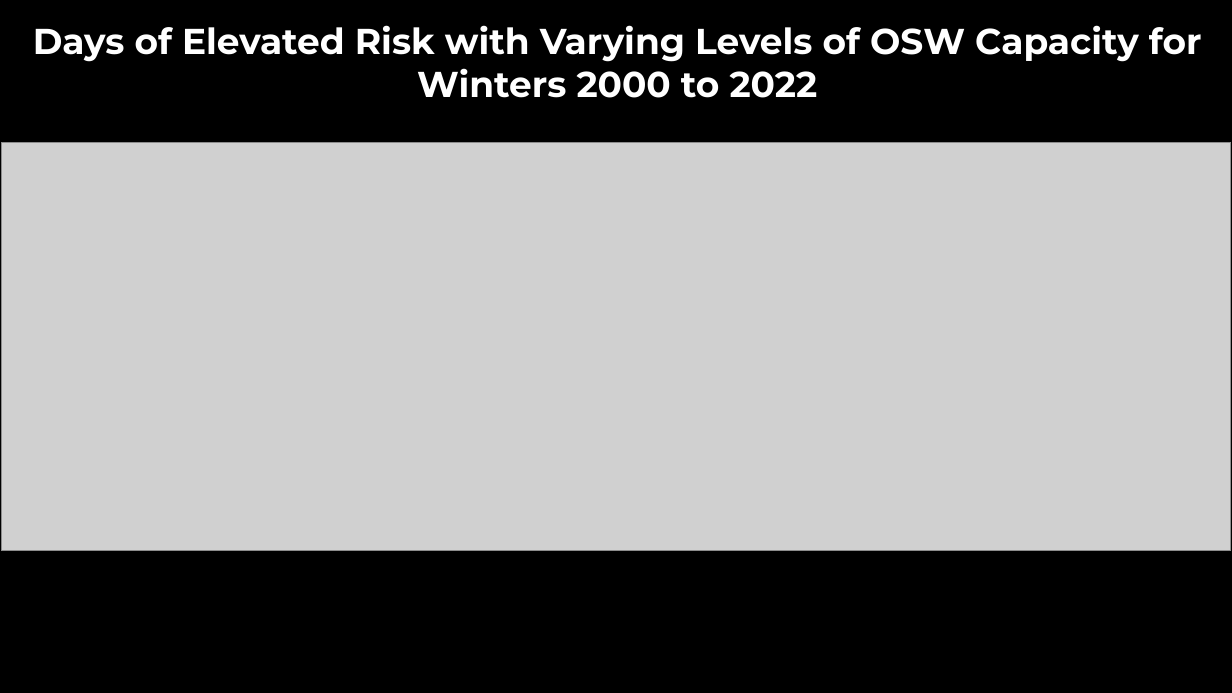
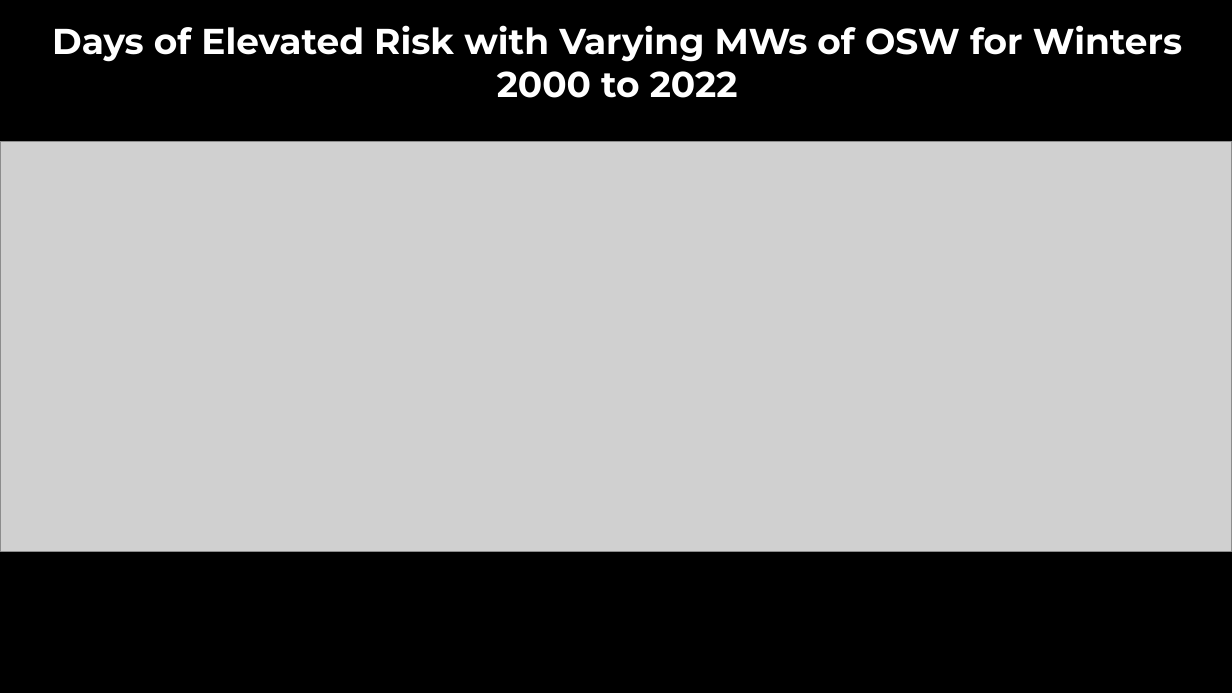
Before and after one commit to jruzekow/osw-analysis, a slide deck: slide 4 of OSW and Solar Analysis Results.pptx (slide 5 before the commit). Drawn at 1232x693 pixels with LibreOffice and Linux fonts; fonts in the diff are those of the drawing; grey boxes stand for pictures; background and template pictures are left out. Boxes give left, top, right and bottom in pixels: in the first picture for what was removed or moved away, otherwise in the second. Text is boxed around its words. In the diff, an @@ line names an element or a change of style, - is before the commit and + after.

```diff
--- a/OSW and Solar Analysis Results.pptx
+++ b/OSW and Solar Analysis Results.pptx
@@ text at [52, 25, 1182, 98]: text changed @@
-Days of Elevated Risk with Varying Levels of OSW Capacity for Winters 2000 to 2022
+Days of Elevated Risk with Varying MWs of OSW for Winters 2000 to 2022
```
Also in this commit, not shown: 8 other slides changed, 8 slides added, 10 slides removed.
